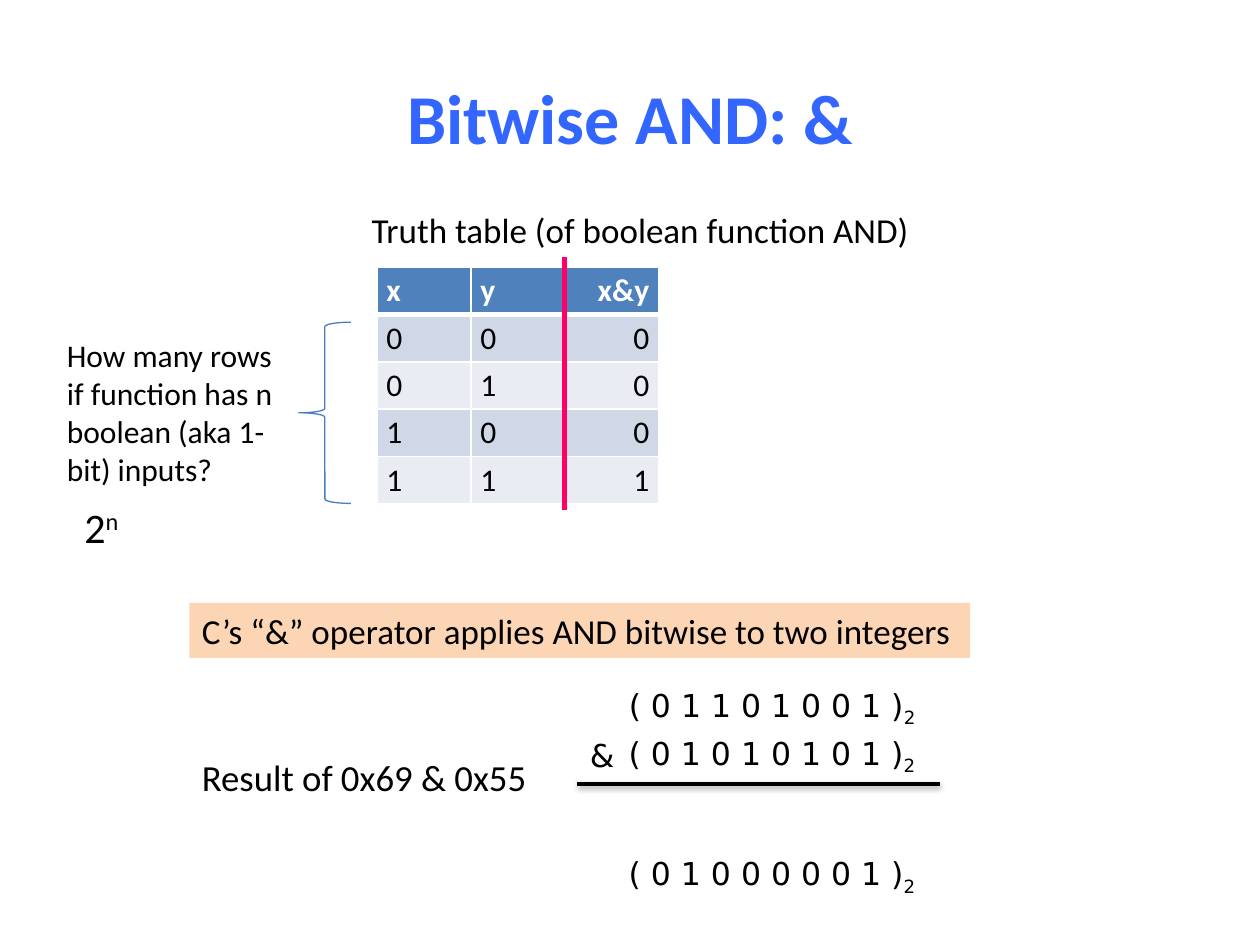
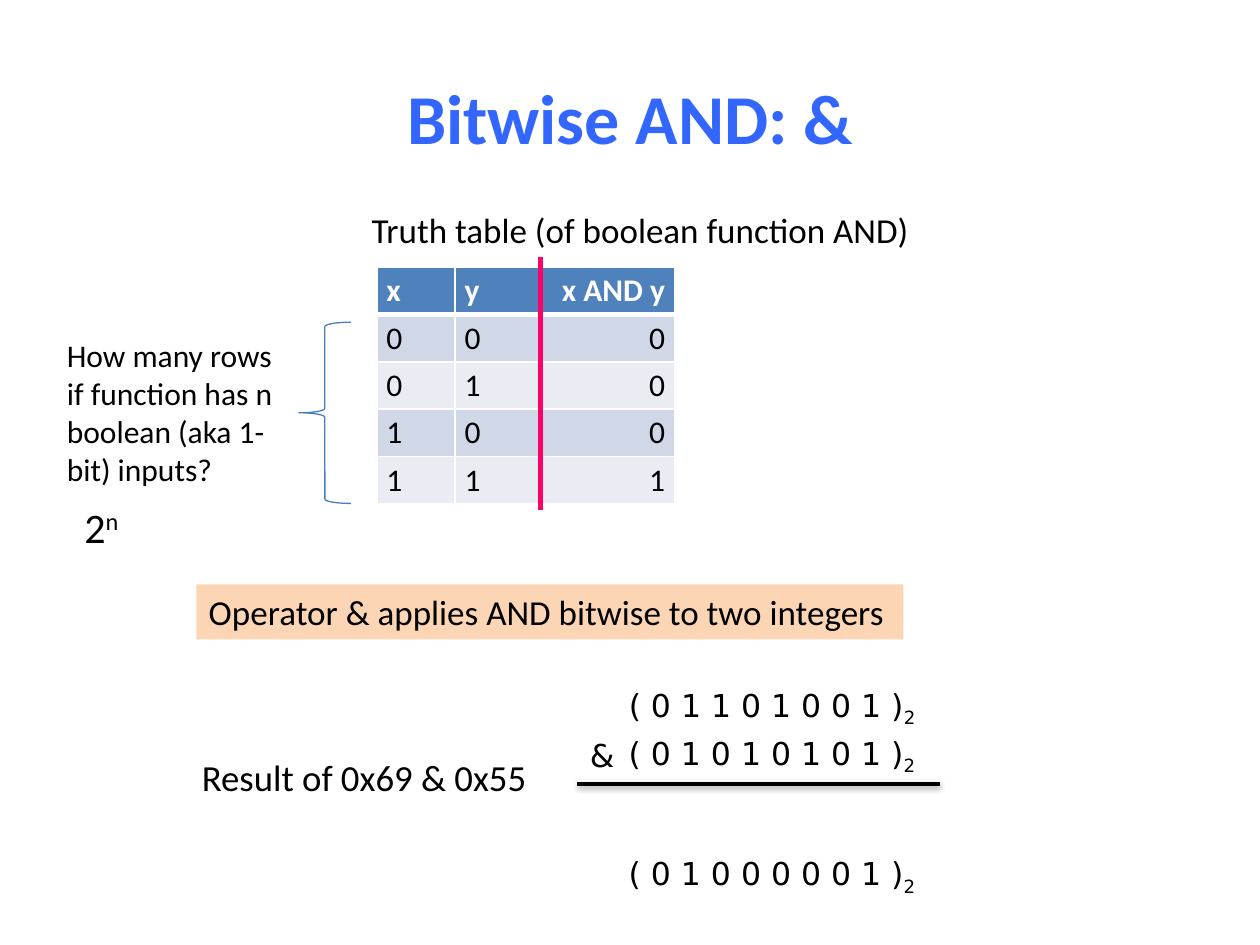
Before and after one commit to NYU-CSO/nyu-cso.github.io, a slide deck: slide 15 of notes/04-C_Basics.pptx. Drawn at 1260x945 pixels with LibreOffice and Linux fonts; fonts in the diff are those of the drawing. Boxes give left, top, right and bottom in pixels: in the first picture for what was removed or moved away, otherwise in the second. Text is boxed around its words. In the diff, an @@ line names an element or a change of style, - is before the commit and + after.

```diff
--- a/notes/04-C_Basics.pptx
+++ b/notes/04-C_Basics.pptx
@@ table at [377,267,674,504] @@
-row 1, column 3: x&y
+row 1, column 3: x AND y
@@ table: place and size @@
-table at [377,267,660,504]
+table at [377,267,674,504]
@@ line moved from (564, 257) - (564, 509) to (541, 257) - (541, 509) @@
@@ rectangle "Operator & applies AND bitwise ...": place and size @@
-rectangle "Operator & applies AND bitwise ..." at [189,602,969,658]
+rectangle "Operator & applies AND bitwise ..." at [197,585,903,640]
@@ text in rectangle at [209,600,884,631]: text changed @@
-C’s “&” operator applies AND bitwise to two integers
+Operator & applies AND bitwise to two integers
```
Also in this commit, not shown: 27 other slides changed, 2 slides added, 3 slides removed, 2 other files.
